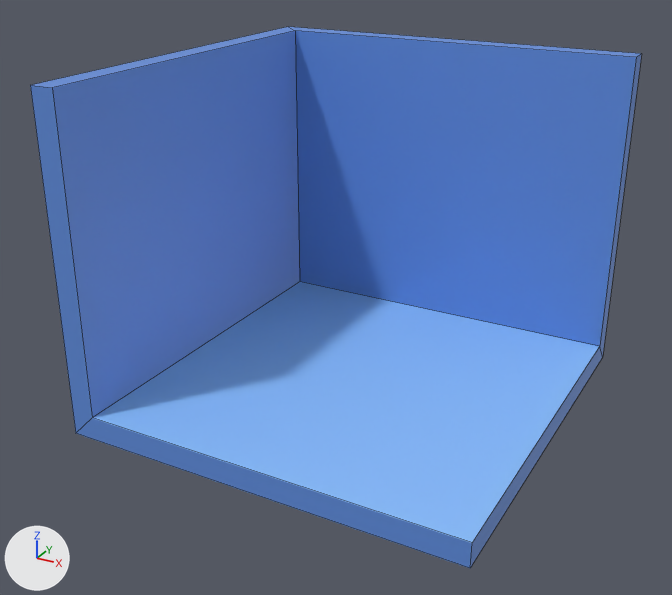
Two versions of the Blender file Models/Main level/Clutter Room/room layout.blend, one commit apart.
Both versions are drawn from a camera (50 mm lens) standing at (3.85, -7.49, 4.76) and looking at (-0.1, -0.3, 1.16). The axes (+X, +Y, +Z) are drawn at lower left. The lights are the same throughout. Mesh edges are drawn as thin lines.

Objects in the first picture: 'Walls'.
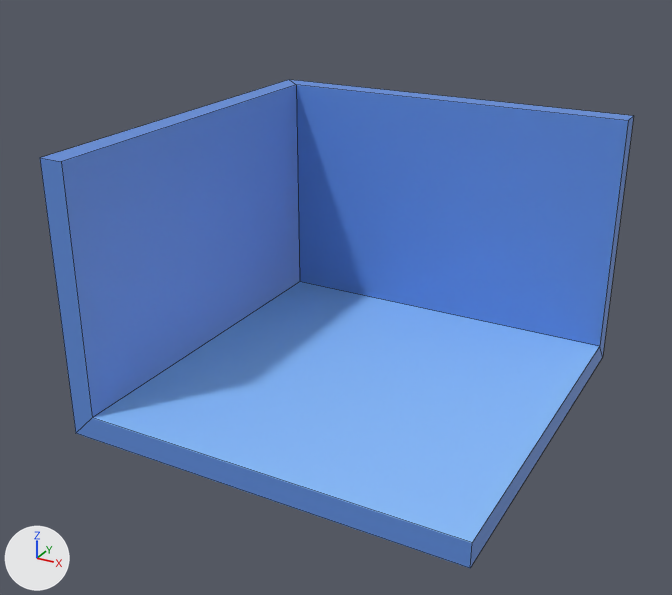
Commit message: model room done

What differs and where, as boxes [x1, y1, x2, y2] in the pictures (672 x 595 px; the box of a moved part takes in the faces that stretch with it):
```json
{"object": "Walls", "change": "reshaped", "before": [30, 27, 642, 568], "after": [40, 79, 634, 568], "on screen": "10% shorter"}
{"part": 1, "of": "me_cube", "change": "moved or reshaped", "before": [30, 27, 642, 301], "after": [40, 79, 634, 301]}
```

Edits to the scene script, one JSON object a line:
```json
{"block": "me_cube", "where": "me_cube.from_pydata(...)  # 14 vertices, 12 faces; spans x -1.0..1.0, y -1.0..1.0, z -1.0..0.65"}
{"block": "me_cube", "where": "# used by ob_walls; location = (0.0, 0.0, 2.0); scale = (2.0, 2.0, 2.0)"}
{"block": "me_cube", "where": "# before: 0 (1.0, 1.0, 0.65) at pixel (641, 53), 3 (-1.0, 1.0, 0.65) at pixel (288, 26), 5 (-1.0, -1.0, 0.65) at pixel (30, 85), 7 (1.0, 0.88, 0.65) at pixel (636, 57), 10 (-0.88, 0.88, 0.65) at pixel (295, 30)"}
{"block": "me_cube", "where": "# before: 12 (-0.88, -1.0, 0.65) at pixel (52, 87)"}
{"block": "me_cube", "change": "me_cube part 1"}
{"op": "add", "block": "me_cube", "code": "for i in [0, 3, 5, 7, 10, 12]: me_cube.vertices[i].co += Vector((0.0, 0.0, -0.3))"}
```
